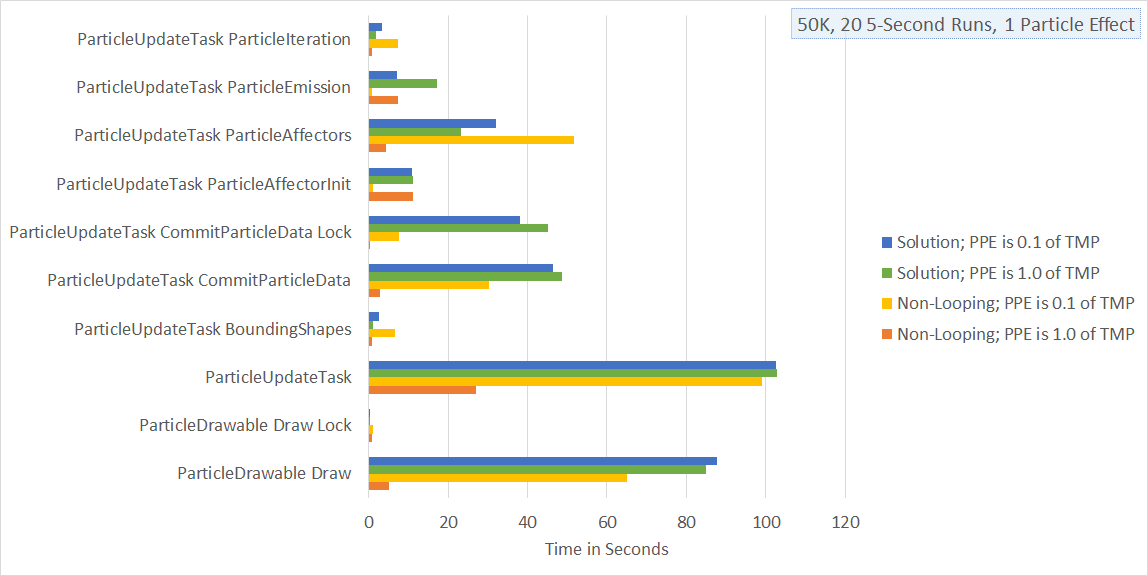
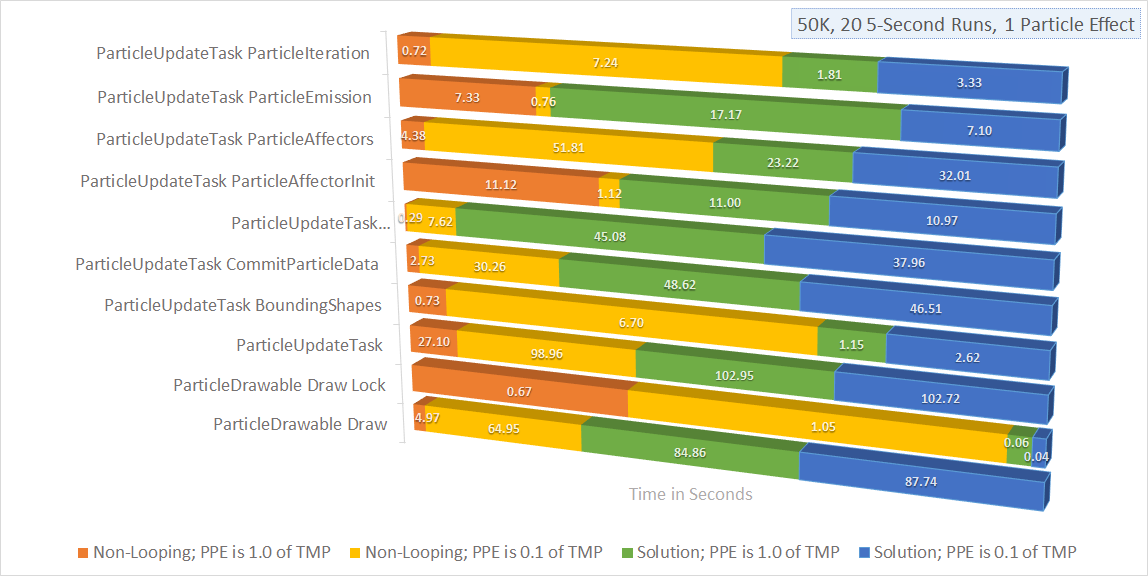
Comparing the layer stacks of the two w=1148, h=576 images. Changes:
added layer "Layer 3" above "Layer 2" over [10, 15, 1135, 561]
